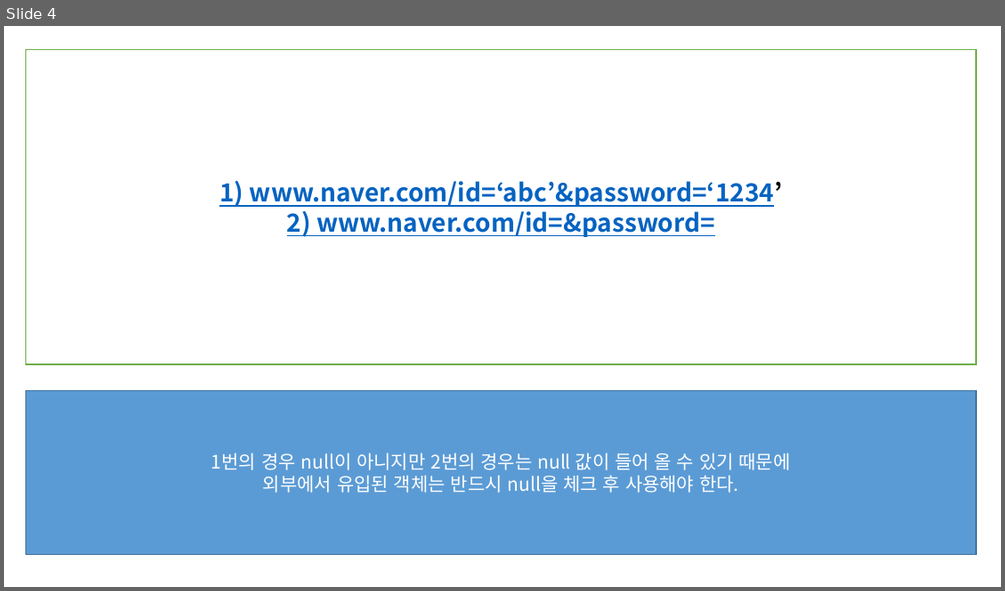
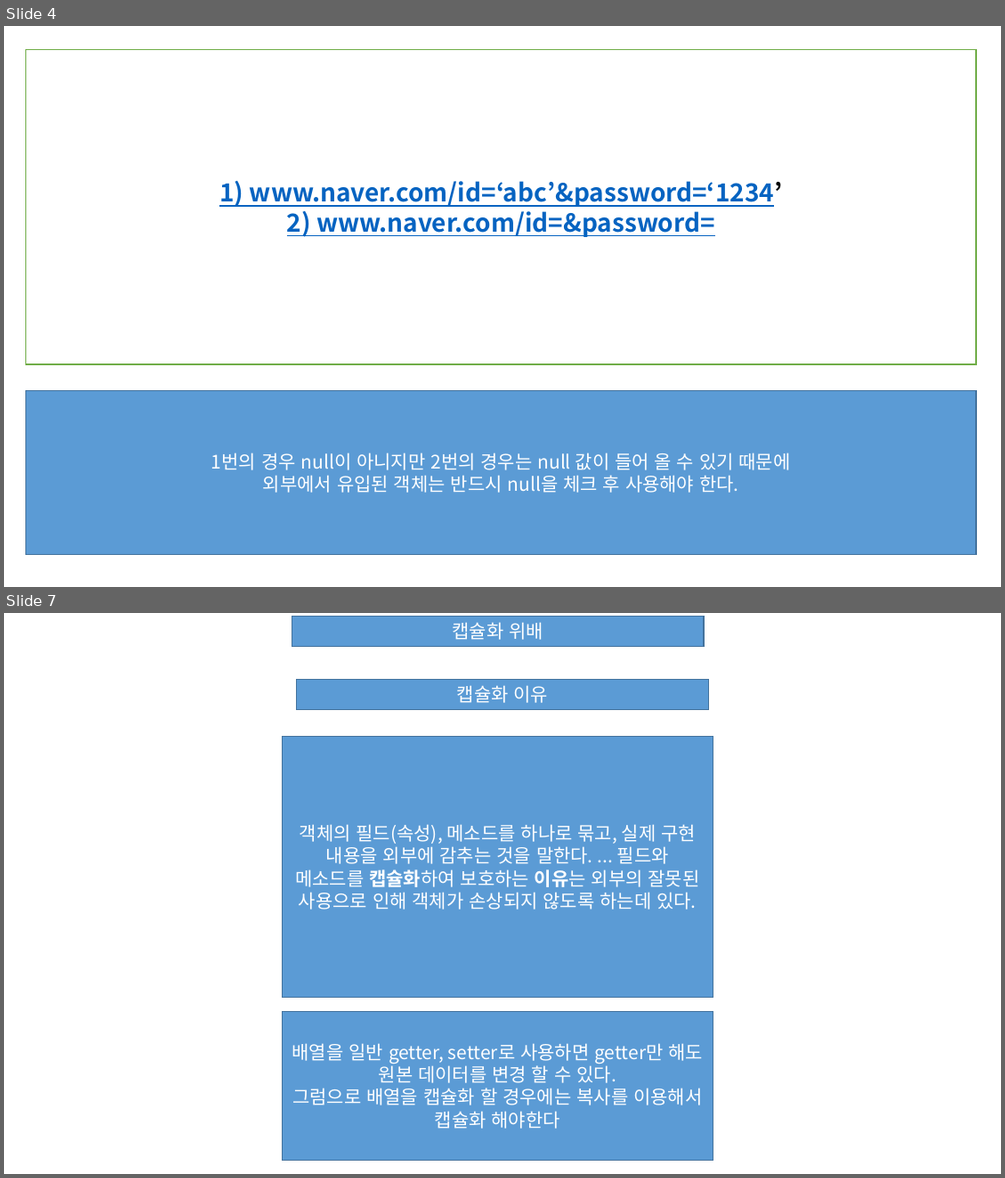
Before and after one commit to djawlths3/cafe24_security_study_4group, a slide deck: security/2.발표자료/chapter5/안전하지않은코딩스타일.pptx. Shown one above the other, each under a label of ours: slide 4 before the commit, slides 4 and 7 after it; the slides between them are not shown. The pictures are 1005x591 and 1005x1178 pixels, drawn with LibreOffice and Linux fonts; fonts in the diff are those of the drawing. Boxes give left, top, right and bottom in pixels: in the first picture for what was removed or moved away, otherwise in the second. Text is boxed around its words. In the diff, an @@ line names an element or a change of style, - is before the commit and + after.

```diff
--- a/security/2.발표자료/chapter5/안전하지않은코딩스타일.pptx
+++ b/security/2.발표자료/chapter5/안전하지않은코딩스타일.pptx
@@ slide 7 added at (4, 613, 1001, 1174), background #FFFFFF @@
@@ rectangle added at (291, 616, 704, 647), fill #5B9BD5, outline #43739E 1 pt, 18 pt, text #FFFFFF @@
+캡슐화 위배
@@ rectangle added at (297, 679, 708, 709), fill #5B9BD5, outline #43739E 1 pt, 18 pt, text #FFFFFF @@
+캡슐화 이유
@@ rectangle added at (283, 737, 713, 997), fill #5B9BD5, outline #43739E 1 pt, 18 pt, text #FFFFFF @@
+객체의 필드(속성), 메소드를 하나로 묶고, 실제 구현 내용을 외부에 감추는 것을 말한다. ... 필드와 메소드를 캡슐화하여 보호하는 이유는 외부의 잘못된 사용으로 인해 객체가 손상되지 않도록 하는데 있다.
@@ rectangle added at (283, 1012, 713, 1159), fill #5B9BD5, outline #43739E 1 pt, 18 pt, text #FFFFFF @@
+배열을 일반 getter, setter로 사용하면 getter만 해도 원본 데이터를 변경 할 수 있다.
+그럼으로 배열을 캡슐화 할 경우에는 복사를 이용해서 캡슐화 해야한다
```
Also in this commit, not shown: 4 other slides added.
